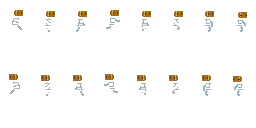
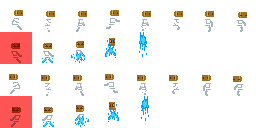
Layer changes from the first w=256, h=128 image to the second:
added layer "Layer" (multiply, 67%) above "Background" over (x1=0, y1=32, x2=32, y2=128)
painted on "Background" over (x1=6, y1=32, x2=149, y2=127)